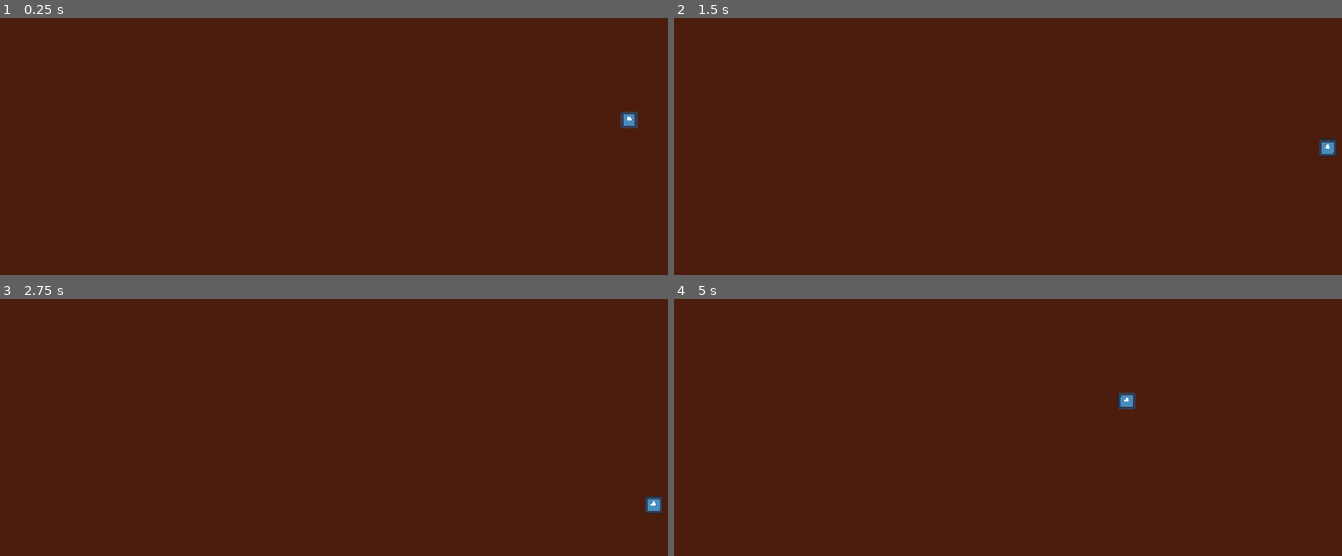
Above: before the commit, frames 1-4 (two rows, left to right).
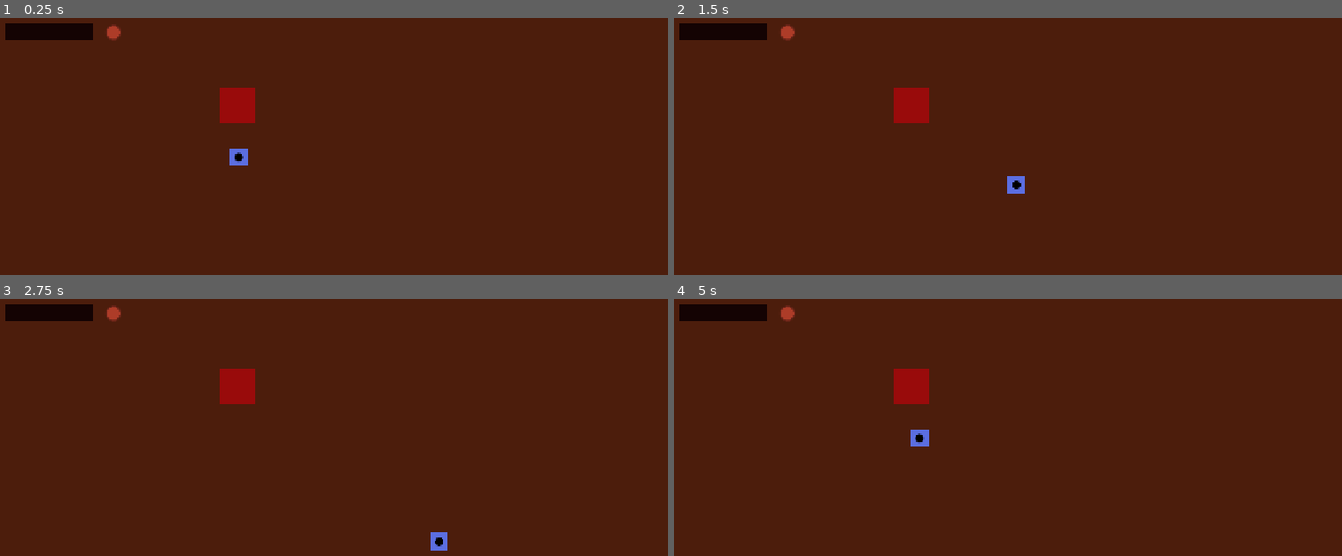
Above: after the commit, the same moments.

Repository: jhdl123/pirate-harbour-tavern
Game: Godot game, scene res://scenes/main/main.tscn
The game is run twice, just before and just after one commit, with the same random seed, the same clock (stepped at 60 frames per second) and the same inputs. The engine's default icon, where the game draws it, is replaced by a stand-in: a white triangle on a blue panel in a dark square.
Inputs:
- Up to frame 1 (0.25 s): no input
- Up to frame 2 (1.5 s): tap Enter at 0.5 s; hold Right (player_move_right) 0.53-1.28 s; hold Down (player_move_down) from 1.28 s (still down)
- Up to frame 3 (2.75 s): release Down (player_move_down) at 2.03 s; hold Right (player_move_right) from 2.03 s (still down)
- Up to frame 4 (5 s): release Right (player_move_right) at 2.78 s; hold Up (player_move_up) 2.78-3.53 s; hold Left (player_move_left) from 3.53 s (still down)

The runs differ from the first frame. In frame 1, 2.0% of the frame differs, in the area x 0-96%, y 2-58%; in frame 2, 2.1%, in the area x 0-100%, y 2-69%; in frame 3, 2.1%; in frame 4, 2.1%.

Commit message:
Add tavern furniture and layout

Diff:
--- /dev/null
+++ b/scenes/furniture/bar_counter.tscn
@@ -0,0 +1,14 @@
+[gd_scene format=3 uid="uid://b3ds1eskeev02"]
+
+[ext_resource type="Texture2D" uid="uid://cwheatecd0taf" path="res://assets/art/furniture/160x32_bar.png" id="1_xxs0u"]
+
+[sub_resource type="RectangleShape2D" id="RectangleShape2D_3cfvr"]
+size = Vector2(160, 32)
+
+[node name="BarCounter" type="StaticBody2D" unique_id=2047538336]
+
+[node name="Sprite2D" type="Sprite2D" parent="." unique_id=1022926950]
+texture = ExtResource("1_xxs0u")
+
+[node name="CollisionShape2D" type="CollisionShape2D" parent="." unique_id=1599316197]
+shape = SubResource("RectangleShape2D_3cfvr")
--- /dev/null
+++ b/scenes/furniture/drinks_station.tscn
@@ -0,0 +1,14 @@
+[gd_scene format=3 uid="uid://dnd6om8dg26fm"]
+
+[ext_resource type="Texture2D" uid="uid://v53xyiijymwl" path="res://assets/art/furniture/32x32_drinks_station.png" id="1_h03td"]
+
+[sub_resource type="CircleShape2D" id="CircleShape2D_mel2l"]
+radius = 16.0
+
+[node name="drinks_station" type="StaticBody2D" unique_id=1053921962]
+
+[node name="Sprite2D" type="Sprite2D" parent="." unique_id=1803792753]
+texture = ExtResource("1_h03td")
+
+[node name="CollisionShape2D" type="CollisionShape2D" parent="." unique_id=860533166]
+shape = SubResource("CircleShape2D_mel2l")
--- /dev/null
+++ b/scenes/furniture/table.tscn
@@ -0,0 +1,14 @@
+[gd_scene format=3 uid="uid://wfl8kjme2q47"]
+
+[ext_resource type="Texture2D" uid="uid://dj1nka5mdap4e" path="res://assets/art/furniture/64x64_table.png" id="1_gwdqj"]
+
+[sub_resource type="RectangleShape2D" id="RectangleShape2D_mel2l"]
+size = Vector2(64, 64)
+
+[node name="table" type="StaticBody2D" unique_id=1719880889]
+
+[node name="Sprite2D" type="Sprite2D" parent="." unique_id=35773453]
+texture = ExtResource("1_gwdqj")
+
+[node name="CollisionShape2D" type="CollisionShape2D" parent="." unique_id=1213118664]
+shape = SubResource("RectangleShape2D_mel2l")
--- a/scenes/main/main.tscn
+++ b/scenes/main/main.tscn
@@ -1,6 +1,9 @@
 [gd_scene format=3 uid="uid://dp8kiers0ypek"]
 
 [ext_resource type="PackedScene" uid="uid://cx2278ifr1e0u" path="res://scenes/player/player.tscn" id="1_hyk8p"]
+[ext_resource type="PackedScene" uid="uid://b3ds1eskeev02" path="res://scenes/furniture/bar_counter.tscn" id="2_iuonh"]
+[ext_resource type="PackedScene" uid="uid://wfl8kjme2q47" path="res://scenes/furniture/table.tscn" id="3_k2fmo"]
+[ext_resource type="PackedScene" uid="uid://dnd6om8dg26fm" path="res://scenes/furniture/drinks_station.tscn" id="3_l3cfh"]
 
 [sub_resource type="RectangleShape2D" id="RectangleShape2D_3cfvr"]
 size = Vector2(1280, 40)
@@ -16,13 +19,10 @@
 
 [node name="Node2D" type="Node2D" unique_id=846792139]
 
-[node name="ColorRect" type="ColorRect" parent="." unique_id=2133638235]
+[node name="floor" type="ColorRect" parent="." unique_id=2133638235]
 offset_right = 1280.0
 offset_bottom = 721.0
 color = Color(0.29887214, 0.1140675, 0.046463996, 1)
-
-[node name="Player" parent="." unique_id=1068675683 instance=ExtResource("1_hyk8p")]
-position = Vector2(1178, 337)
 
 [node name="WallTop" type="StaticBody2D" parent="." unique_id=123444724]
 
@@ -47,3 +47,21 @@
 [node name="CollisionShape2D" type="CollisionShape2D" parent="WallRight" unique_id=799588042]
 position = Vector2(1260, 360)
 shape = SubResource("RectangleShape2D_mel2l")
+
+[node name="BarCounter" parent="." unique_id=2047538336 instance=ExtResource("2_iuonh")]
+position = Vector2(130, 176)
+
+[node name="table" parent="." unique_id=1719880889 instance=ExtResource("3_k2fmo")]
+position = Vector2(470, 311)
+
+[node name="drinks_station" parent="." unique_id=1053921962 instance=ExtResource("3_l3cfh")]
+position = Vector2(246, 178)
+
+[node name="CustomerSpawnPoint" type="Marker2D" parent="." unique_id=77911572]
+position = Vector2(162, 655)
+
+[node name="CustomerTablePoint" type="Marker2D" parent="." unique_id=347858687]
+position = Vector2(418, 308)
+
+[node name="Player" parent="." unique_id=1068675683 instance=ExtResource("1_hyk8p")]
+position = Vector2(472, 404)
--- a/scenes/player/player.tscn
+++ b/scenes/player/player.tscn
@@ -1,18 +1,17 @@
 [gd_scene format=3 uid="uid://cx2278ifr1e0u"]
 
-[ext_resource type="Texture2D" uid="uid://uv4jk65am0r" path="res://icon.svg" id="1_8afob"]
 [ext_resource type="Script" uid="uid://bhy0bke7neken" path="res://scenes/player/player.gd" id="1_dovo2"]
+[ext_resource type="Texture2D" uid="uid://kt0mqj58mwym" path="res://assets/art/characters/32x32_player.png" id="2_dovo2"]
 
-[sub_resource type="CapsuleShape2D" id="CapsuleShape2D_mel2l"]
-radius = 18.0
-height = 36.0
+[sub_resource type="RectangleShape2D" id="RectangleShape2D_mel2l"]
+custom_solver_bias = 1.0
+size = Vector2(32, 32)
 
 [node name="Player" type="CharacterBody2D" unique_id=1068675683]
 script = ExtResource("1_dovo2")
 
 [node name="Sprite2D" type="Sprite2D" parent="." unique_id=143007967]
-scale = Vector2(0.25, 0.25)
-texture = ExtResource("1_8afob")
+texture = ExtResource("2_dovo2")
 
-[node name="CollisionShape2D" type="CollisionShape2D" parent="." unique_id=1981634116]
-shape = SubResource("CapsuleShape2D_mel2l")
+[node name="CollisionShape2D" type="CollisionShape2D" parent="." unique_id=1737243602]
+shape = SubResource("RectangleShape2D_mel2l")
Binary file added: assets/art/characters/32x32_player.png
Not shown, added: assets/art/characters/32x32_player.png.import
Binary file added: assets/art/environment/32x32_floor.png
Not shown, added: assets/art/environment/32x32_floor.png.import
Binary file added: assets/art/furniture/160x32_bar.png
Not shown, added: assets/art/furniture/160x32_bar.png.import
Binary file added: assets/art/furniture/32x32_drinks_station.png
Not shown, added: assets/art/furniture/32x32_drinks_station.png.import
Binary file added: assets/art/furniture/64x64_table.png
Not shown, added: assets/art/furniture/64x64_table.png.import
